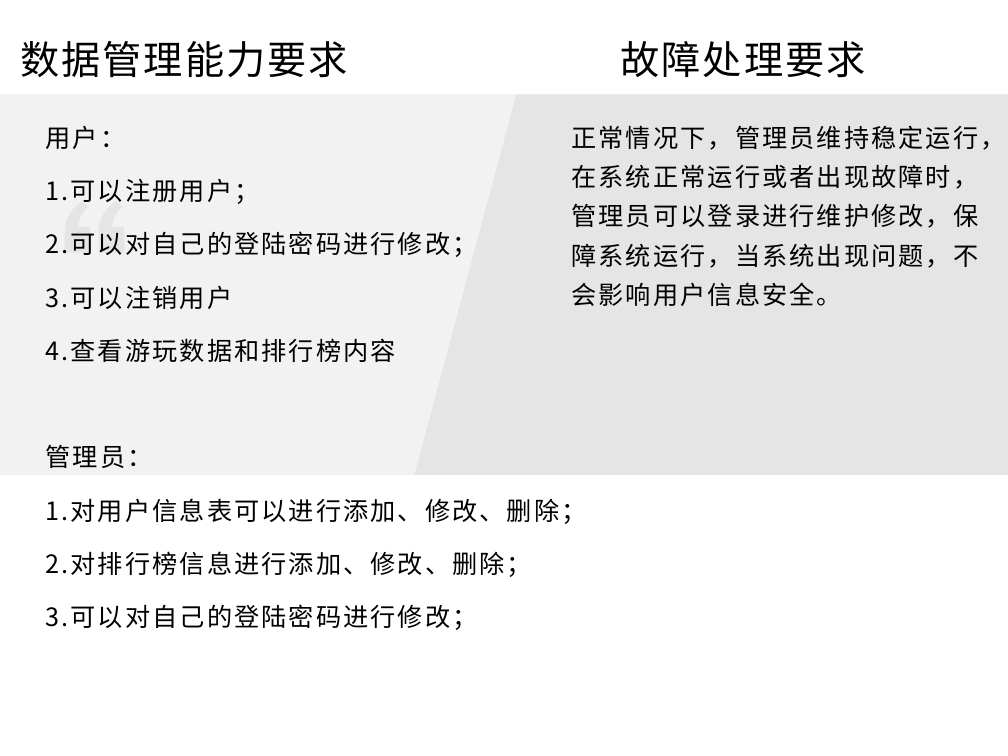
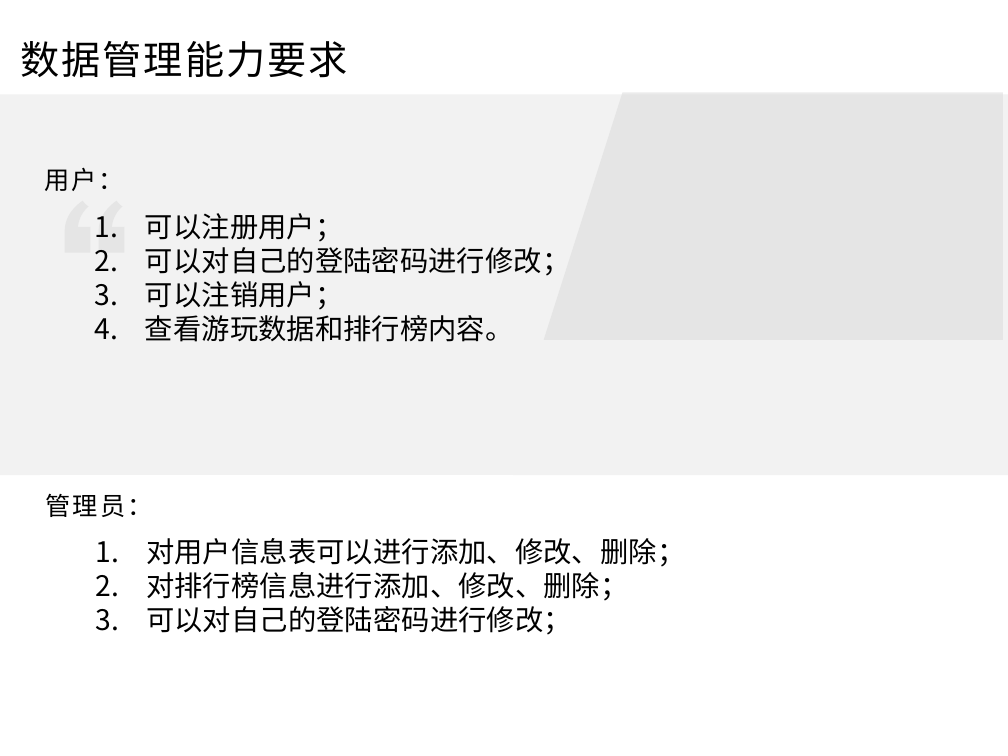
Before and after one commit to agukl/tankWar, a slide deck: slide 6 of 需求分析 .pptx (slide 5 before the commit). Drawn at 1008x756 pixels with LibreOffice and Linux fonts; fonts in the diff are those of the drawing. Boxes give left, top, right and bottom in pixels: in the first picture for what was removed or moved away, otherwise in the second. Text is boxed around its words. In the diff, an @@ line names an element or a change of style, - is before the commit and + after.

```diff
--- a/需求分析 .pptx
+++ b/需求分析 .pptx
@@ text removed at [621,41,866,78] @@
-故障处理要求
@@ freeform shape: place and size @@
-freeform shape at [414,95,1008,476]
+freeform shape at [543,93,1003,341]
@@ text removed at [571,125,1005,306] @@
-正常情况下，管理员维持稳定运行，在系统正常运行或者出现故障时，管理员可以登录进行维护修改，保障系统运行，当系统出现问题，不会影响用户信息安全。
@@ text "用户：": place and size @@
-text "用户：" at [45,125,586,630]
+text "用户：" at [44,167,571,342]
@@ text at [145,213,571,342]: text changed; size 18 to 20.2 pt @@
-1.可以注册用户；
-2.可以对自己的登陆密码进行修改；
-3.可以注销用户
-4.查看游玩数据和排行榜内容
-管理员：
-1.对用户信息表可以进行添加、修改、删除；
-2.对排行榜信息进行添加、修改、删除；
-3.可以对自己的登陆密码进行修改；
+  1. 可以注册用户；
+  2. 可以对自己的登陆密码进行修改；
+  3. 可以注销用户；
+  4. 查看游玩数据和排行榜内容。
@@ rectangle: place and size @@
-rectangle at [0,475,1008,661]
+rectangle at [39,475,513,743]
@@ text added at [45,493,685,635], 20.2 pt, text #000000 @@
+管理员：
+  1. 对用户信息表可以进行添加、修改、删除；
+  2. 对排行榜信息进行添加、修改、删除；
+  3. 可以对自己的登陆密码进行修改；
```
Also in this commit, not shown: 7 other slides changed, 2 slides added, 1 other file.
